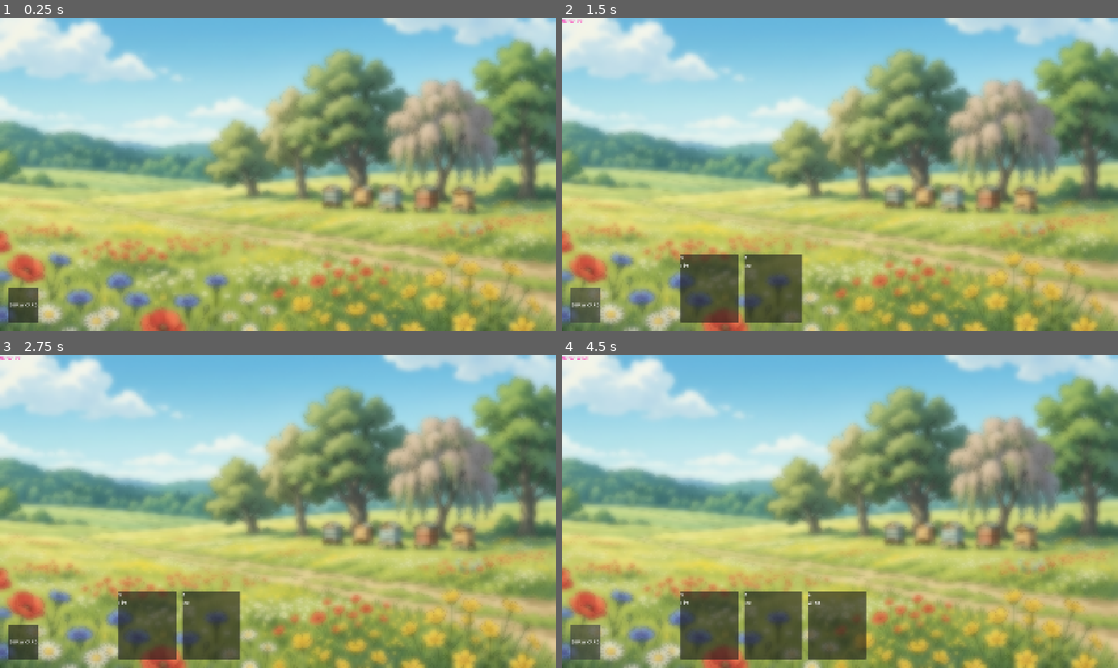
Above: before the commit, frames 1-4 (two rows, left to right).
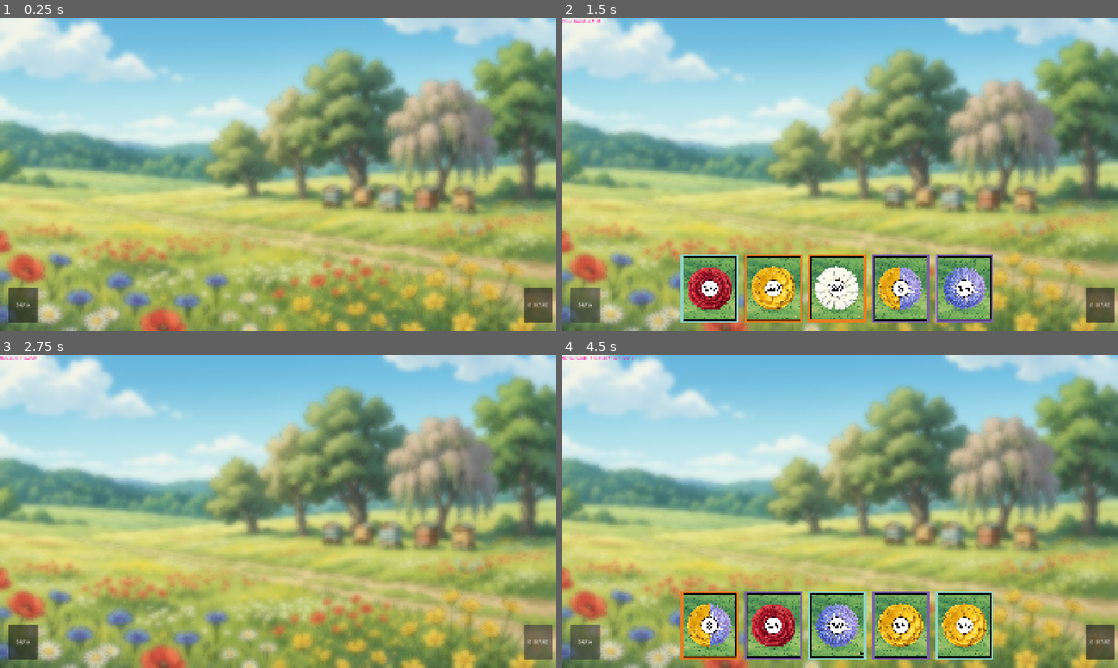
Above: after the commit, the same moments.

Repository: Karmel2354/Honeybloom
Game: Godot game, scene res://scenes/Main.tscn
The game is run twice, just before and just after one commit, with the same random seed, the same clock (stepped at 60 frames per second) and the same inputs.
Inputs (mouse positions are in pixels of both pictures, inside the frame that each line leads up to):
- Up to frame 1 (0.25 s): no input
- Up to frame 2 (1.5 s): click (584, 305) at 0.5 s, where only the run before the commit has a clickable "DRAW CARD"; click (584, 305) at 1.25 s, where only the run after the commit has a clickable "DRAW"
- Up to frame 3 (2.75 s): click (539, 642) at 2 s, where only the run after the commit has a clickable "DISCARD"
- Up to frame 4 (4.5 s): click (712, 624) at 2.77 s; click (773, 624) at 3.52 s; click (584, 642) at 4.25 s, where only the run before the commit has a clickable "DRAW CARD"

The runs differ from the first frame. In frame 1, 0.6% of the frame differs, in the area x 1-100%, y 86-98%; in frame 2, 12%; in frame 3, 5.2%; in frame 4, 12%, in the area x 1-100%, y 0-98%.

Commit message:
card images and drawing 5 cards per turn and also discarding

Diff:
--- a/new-game-project/project.godot
+++ b/new-game-project/project.godot
@@ -10,7 +10,7 @@
 
 [application]
 
-config/name="New Game Project"
+config/name="Honeybloom"
 run/main_scene="uid://155xx7s6y6ta"
 config/features=PackedStringArray("4.7", "Forward Plus")
 config/icon="res://icon.svg"
--- a/new-game-project/scenes/Card.tscn
+++ b/new-game-project/scenes/Card.tscn
@@ -6,13 +6,26 @@
 custom_minimum_size = Vector2(200, 234)
 script = ExtResource("1_yiag5")
 
+[node name="CardArt" type="TextureRect" parent="." unique_id=152629471]
+layout_mode = 1
+anchors_preset = 15
+anchor_right = 1.0
+anchor_bottom = 1.0
+grow_horizontal = 2
+grow_vertical = 2
+mouse_filter = 2
+expand_mode = 1
+stretch_mode = 6
+
 [node name="VBoxContainer" type="VBoxContainer" parent="." unique_id=1856026830]
 layout_mode = 0
 offset_right = 40.0
 offset_bottom = 40.0
 
 [node name="CardValue" type="Label" parent="VBoxContainer" unique_id=1604326908]
+visible = false
 layout_mode = 2
 
 [node name="CardName" type="Label" parent="VBoxContainer" unique_id=1651420285]
+visible = false
 layout_mode = 2
--- a/new-game-project/scenes/Main.tscn
+++ b/new-game-project/scenes/Main.tscn
@@ -2,7 +2,13 @@
 
 [ext_resource type="Script" uid="uid://bl6gmiv8i1sj2" path="res://scripts/main.gd" id="1_elqb8"]
 [ext_resource type="Shader" uid="uid://c7dyv8jfy76kr" path="res://assets/blur.gdshader" id="2_0bbpv"]
+[ext_resource type="Texture2D" uid="uid://cbinrla8bgqaj" path="res://assets/cards/colourdeckbuilder_cardart-batch1.png" id="2_q8u5g"]
 [ext_resource type="Texture2D" uid="uid://c05kih8i4knb4" path="res://assets/background_edited.jpg" id="2_rvslj"]
+[ext_resource type="Texture2D" uid="uid://ce1nkte6eypg2" path="res://assets/cards/colourdeckbuilder_cardart-batch2.png" id="3_lhr70"]
+[ext_resource type="Texture2D" uid="uid://07ae8g3x77mj" path="res://assets/cards/colourdeckbuilder_cardart-batch3.png" id="4_wp0k4"]
+[ext_resource type="Texture2D" uid="uid://h7geq40q8cv7" path="res://assets/cards/colourdeckbuilder_cardart-batch4.png" id="5_bjd11"]
+[ext_resource type="Texture2D" uid="uid://peqsprndb0m" path="res://assets/cards/colourdeckbuilder_cardart-batch5.png" id="6_qmy6f"]
+[ext_resource type="Texture2D" uid="uid://bvqu7siwonqj8" path="res://assets/cards/colourdeckbuilder_cardart-batch6.png" id="7_mwfav"]
 
 [sub_resource type="ShaderMaterial" id="ShaderMaterial_bhunq"]
 shader = ExtResource("2_0bbpv")
@@ -17,6 +23,7 @@
 grow_horizontal = 2
 grow_vertical = 2
 script = ExtResource("1_elqb8")
+master_sheets = Array[Texture2D]([ExtResource("2_q8u5g"), ExtResource("3_lhr70"), ExtResource("4_wp0k4"), ExtResource("5_bjd11"), ExtResource("6_qmy6f"), ExtResource("7_mwfav")])
 
 [node name="Background" type="TextureRect" parent="." unique_id=303213642]
 layout_mode = 1
@@ -41,14 +48,14 @@
 grow_vertical = 2
 mouse_filter = 2
 
-[node name="Deck" type="Button" parent="." unique_id=875286229]
+[node name="DrawPile" type="Button" parent="." unique_id=875286229]
 layout_mode = 1
 anchors_preset = 2
 anchor_top = 1.0
 anchor_bottom = 1.0
 offset_left = 30.0
 offset_top = -150.0
-offset_right = 110.0
+offset_right = 130.0
 offset_bottom = -30.0
 grow_vertical = 0
 
@@ -72,3 +79,17 @@
 layout_mode = 0
 offset_right = 40.0
 offset_bottom = 23.0
+
+[node name="DiscardPile" type="Button" parent="." unique_id=1594138061]
+layout_mode = 1
+anchors_preset = 3
+anchor_left = 1.0
+anchor_top = 1.0
+anchor_right = 1.0
+anchor_bottom = 1.0
+offset_left = -110.0
+offset_top = -150.0
+offset_right = -10.0
+offset_bottom = -30.0
+grow_horizontal = 0
+grow_vertical = 0
--- a/new-game-project/scripts/card.gd
+++ b/new-game-project/scripts/card.gd
@@ -5,21 +5,15 @@
 var card_name: String
 var card_value: int
 
-func set_card(name: String, value: int):
+func set_card(name: String, value: int, texture: Texture2D):
 	card_name = name
 	card_value = value
 
 	$VBoxContainer/CardName.text = name
 	$VBoxContainer/CardValue.text = str(value)
+	$CardArt.texture = texture
 
 func _ready():
-	modulate = Color.WHITE
-	self_modulate = Color.WHITE
-	add_theme_color_override(
-		"font_color",
-		Color.BLACK
-	)
-
 	pressed.connect(_on_pressed)
 
 func _on_pressed():
--- a/new-game-project/scripts/main.gd
+++ b/new-game-project/scripts/main.gd
@@ -2,49 +2,110 @@
 
 const CARD_SCENE = preload("res://scenes/Card.tscn")
 
+@export var master_sheets: Array[Texture2D]
+
 var deck = [
-	{"name": "Fire", "value": 5},
-	{"name": "Water", "value": 3},
-	{"name": "Earth", "value": 7},
-	{"name": "Wind", "value": 4},
-	{"name": "Lightning", "value": 9},
-	{"name": "Ice", "value": 6}
+	{"name": "r1", "value": 10, "sheet": 0, "col": 0, "row": 0},
+	{"name": "b1", "value": 10, "sheet": 0, "col": 1, "row": 0},
+	{"name": "y1", "value": 10, "sheet": 0, "col": 2, "row": 0},
+	{"name": "w1", "value": 10, "sheet": 0, "col": 3, "row": 0},
+	{"name": "yb1", "value": 4, "sheet": 0, "col": 4, "row": 0},
+	{"name": "r2", "value": 15, "sheet": 0, "col": 0, "row": 1},
+	{"name": "b2", "value": 15, "sheet": 0, "col": 1, "row": 1},
+	{"name": "y2", "value": 15, "sheet": 0, "col": 2, "row": 1},
+	{"name": "w2", "value": 15, "sheet": 0, "col": 3, "row": 1},
+	{"name": "yb2", "value": 6, "sheet": 0, "col": 4, "row": 1},
+	{"name": "r3", "value": 20, "sheet": 0, "col": 0, "row": 2},
+	{"name": "b3", "value": 20, "sheet": 0, "col": 1, "row": 2},
+	{"name": "y3", "value": 20, "sheet": 0, "col": 2, "row": 2},
+	{"name": "w3", "value": 20, "sheet": 0, "col": 3, "row": 2},
+	{"name": "yb3", "value": 8, "sheet": 0, "col": 4, "row": 2},
 ]
 
+const CARD_WIDTH = 696
+const CARD_HEIGHT = 822
+const COLS = 5
+
+# Margins
+const SPACING_X = 6.7
+const SPACING_Y = 5.6
+
+func setup_card_textures() -> void:
+	for card_data in deck:
+		var sheet_index = card_data.get("sheet", 0)
+
+		if sheet_index >= master_sheets.size() or master_sheets[sheet_index] == null:
+			print("Error: Sheet index ", sheet_index, " is missing or not assigned!")
+			continue
+
+		# Atlas - podzial obrazu na karty
+		var atlas_tex = AtlasTexture.new()
+		atlas_tex.atlas = master_sheets[sheet_index]
+
+		var col = card_data["col"]
+		var row = card_data["row"]
+
+		var x_pos = col * (CARD_WIDTH + SPACING_X)
+		var y_pos = row * (CARD_HEIGHT + SPACING_Y)
+
+		atlas_tex.region = Rect2(x_pos, y_pos, CARD_WIDTH, CARD_HEIGHT)
+		card_data["texture"] = atlas_tex
+
+		print("Loaded card: ", card_data["name"], " at pixel position X: ", x_pos, ", Y: ", y_pos)
+
+
 func _ready():
+	setup_card_textures()
 	deck.shuffle()
 
-	$Deck.text = "DRAW CARD"
-	$Deck.disabled = false
-	$Deck.mouse_filter = Control.MOUSE_FILTER_STOP
+	$DrawPile.text = "DRAW"
+	$DrawPile.disabled = false
 
-	$Deck.pressed.connect(draw_card)
+	$DrawPile.pressed.connect(draw)
+
+	$DiscardPile.text = "DISCARD"
+	$DiscardPile.disabled = false
+
+	$DiscardPile.pressed.connect(discard)
 
 	print("Game ready!")
 
-func draw_card():
 
+func draw():
 	if $Hand.get_child_count() >= 5:
 		$Info.text = "Your hand is full!"
 		return
 
-	if deck.is_empty():
-		print("Deck is empty!")
-		return
 
-	var card_data = deck.pop_back()
-	var card = CARD_SCENE.instantiate()
+	for i in range(5):
+		if deck.is_empty():
+			break
 
-	$Hand.add_child(card)
-	card.set_card(card_data["name"], card_data["value"])
+		if $Hand.get_child_count() >= 5:
+			$Info.text = "Your hand is full!"
+			break
 
-	card.card_selected.connect(select_card)
+		var card_data = deck.pop_back()
+		var card = CARD_SCENE.instantiate()
 
-	$Info.text = "Drew: " + card_data["name"]
+		$Hand.add_child(card)
+		card.set_card(card_data["name"], card_data["value"], card_data.get("texture", null))
+		card.card_selected.connect(select_card)
+
+	$Info.text = "Drew cards. Cards left in deck: " + str(deck.size())
+
+
+func discard():
+	for child in $Hand.get_children():
+		child.queue_free()
+
+	$Info.text = "Discarded hand!"
+
 
 func select_card(card):
 	$Info.text = "Selected: " + card.card_name
 
+
 func _input(event):
 	if event.is_action_pressed("ui_cancel"):
 		get_tree().quit()
Binary file added: new-game-project/assets/cards/colourdeckbuilder_cardart-batch1.png
Not shown, added: new-game-project/assets/cards/colourdeckbuilder_cardart-batch1.png.import
Binary file added: new-game-project/assets/cards/colourdeckbuilder_cardart-batch2.png
Not shown, added: new-game-project/assets/cards/colourdeckbuilder_cardart-batch2.png.import
Binary file added: new-game-project/assets/cards/colourdeckbuilder_cardart-batch3.png
Not shown, added: new-game-project/assets/cards/colourdeckbuilder_cardart-batch3.png.import
Binary file added: new-game-project/assets/cards/colourdeckbuilder_cardart-batch4.png
Not shown, added: new-game-project/assets/cards/colourdeckbuilder_cardart-batch4.png.import
Binary file added: new-game-project/assets/cards/colourdeckbuilder_cardart-batch5.png
Not shown, added: new-game-project/assets/cards/colourdeckbuilder_cardart-batch5.png.import
Binary file added: new-game-project/assets/cards/colourdeckbuilder_cardart-batch6.png
Not shown, added: new-game-project/assets/cards/colourdeckbuilder_cardart-batch6.png.import
(and 2 more such lines)
